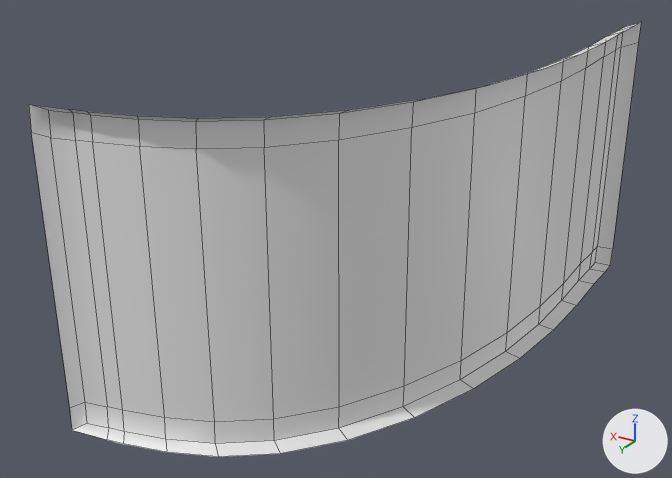
What one commit did to the FBX model Assets/_Graphics/Models/Enviroment/EngineRoom/MetalicWall3.fbx.
One viewpoint serves both versions: a 50 mm lens placed at (-1.84, 6.39, 2.34), pointed at (1.24, 1.26, -0.23). Lighting does not change. The marker at lower right points along +X, +Y and +Z. Mesh edges are drawn as thin lines. Where no turn or scale is listed for an object, it has been applied to the vertices.

Objects in the first picture: 'MetalicWall3'.
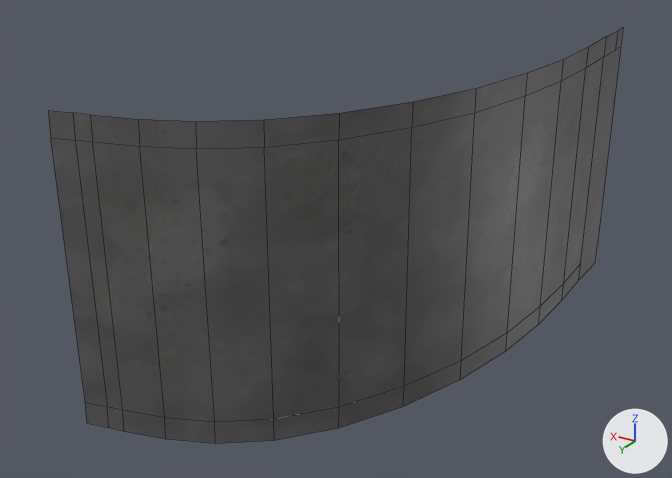
Pixel boxes [x1, y1, x2, y2] of what changed, in the pictures (672 x 478 px):
'MetalicWall3', reshaped (6% narrower): before [29, 22, 641, 457]; after [48, 28, 623, 444]
part 1 of me_plane_003, cut back: before [29, 22, 641, 457]; after [579, 47, 621, 279]
part 2 of me_plane_003, recoloured: [48, 32, 623, 444] in both

Diff of the bpy script that builds the scene:
```diff
--- a/Assets/_Graphics/Models/Enviroment/EngineRoom/MetalicWall3.fbx.py
+++ b/Assets/_Graphics/Models/Enviroment/EngineRoom/MetalicWall3.fbx.py
@@ img_smartmetalicwalls_albedo_png @@
+img_smartmetalicwalls_albedo_png = load_image('SmartMetalicWalls_Albedo.png', '../../../Textures/Enviroment/EngineRoom/SmartMetalicWalls_Albedo.png', 512, 512, 'sRGB')
@@ mat_dupa @@
+mat_dupa = principled_material('Dupa')
+mat_dupa.texture = img_smartmetalicwalls_albedo_png
@@ me_plane_003 @@
 # used by ob_metalicwall3; location = (0.0, 0.0, 0.0)
-me_plane_003.from_pydata(...)  # 94 vertices, 76 faces; spans x -0.11..2.07, y -1.1..3.07, z -1.04..1.04
+me_plane_003.from_pydata(...)  # 59 vertices, 39 faces; spans x 0.0..2.0, y -1.01..3.01, z -1.0..1.0
+# me_plane_003 part 1
+# 35 vertices are removed from x -0.11..2.07, y -1.1..3.07, z -1.04..1.04
+# 38 faces are deleted
+# 1 new face joins them
+# me_plane_003 part 2: 38 faces spanning x 0.0..2.0, y -1.0..3.01, z -1.0..1.0 switch from no material to mat_dupa (picture img_smartmetalicwalls_albedo_png)
```
